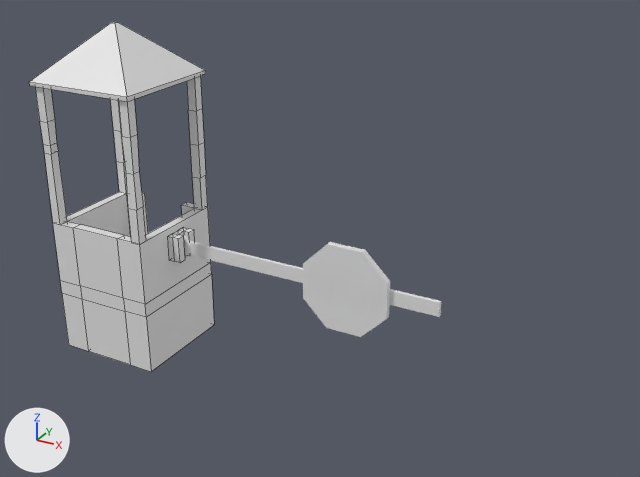
One commit to the Blender file Assets/Blends/props/Roadblock.blend: the scene before it, then after it.
Rendered twice from a camera (50 mm lens) standing at (10.4, -11.69, 7.62) and looking at (3.97, 0.0, 1.78). Every picture has the same lights, and +X, +Y and +Z are marked at lower left. Mesh edges are drawn as thin lines on the coarser meshes.

Names of what the first picture shows: 'Roadblock Booth', 'Sign'.
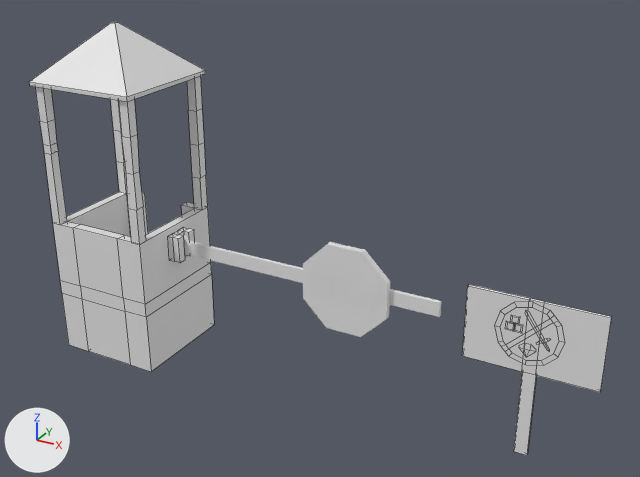
Location of each change, (x1, y1, x2, y2) in pixels of the pictures (640 x 477 px):
'Roadblock Booth', reshaped (214% wider, 24% taller)
    before: (29, 22, 214, 372)
    after: (29, 22, 612, 455)
part 1 of me_cube, added
    after: (494, 302, 565, 365)
part 2 of me_cube, added
    after: (462, 284, 612, 455)
part 3 of me_cube, added
    after: (526, 311, 551, 351)
part 4 of me_cube, added
    after: (505, 315, 536, 357)

The change in detail:
me_cube is used by ob_roadblock_booth; location (0.0, 0.0, 0.0).
me_cube had 164 vertices, 150 faces and spanned x -1.06..1.23, y -1.06..1.06, z -1.13..4.93.
me_cube now has 325 vertices, 267 faces and spans x -1.06..8.79, y -1.06..1.06, z -1.13..4.93.
me_cube part 1: a new loose piece of 32 vertices spanning x 7.23..8.24, y -0.77, z 0.9..1.91, in mat_stop_sign (white #e7e7e7).
me_cube part 2: a new loose piece of 20 vertices spanning x 6.79..8.79, y -0.77..-0.71, z -0.61..1.93, in mat_booth (its picture is missing).
me_cube part 3: a new loose piece of 20 vertices spanning x 7.65..8.04, y -0.77, z 1.2..1.76, in mat_booth (its picture is missing).
Part 4, on me_cube:
33 vertices are added at x 7.39..7.85, y -0.77, z 1.03..1.64.
18 new faces join them, mat_booth (its picture is missing).
me_cube now uses material mat_stop_sign (white #e7e7e7).
